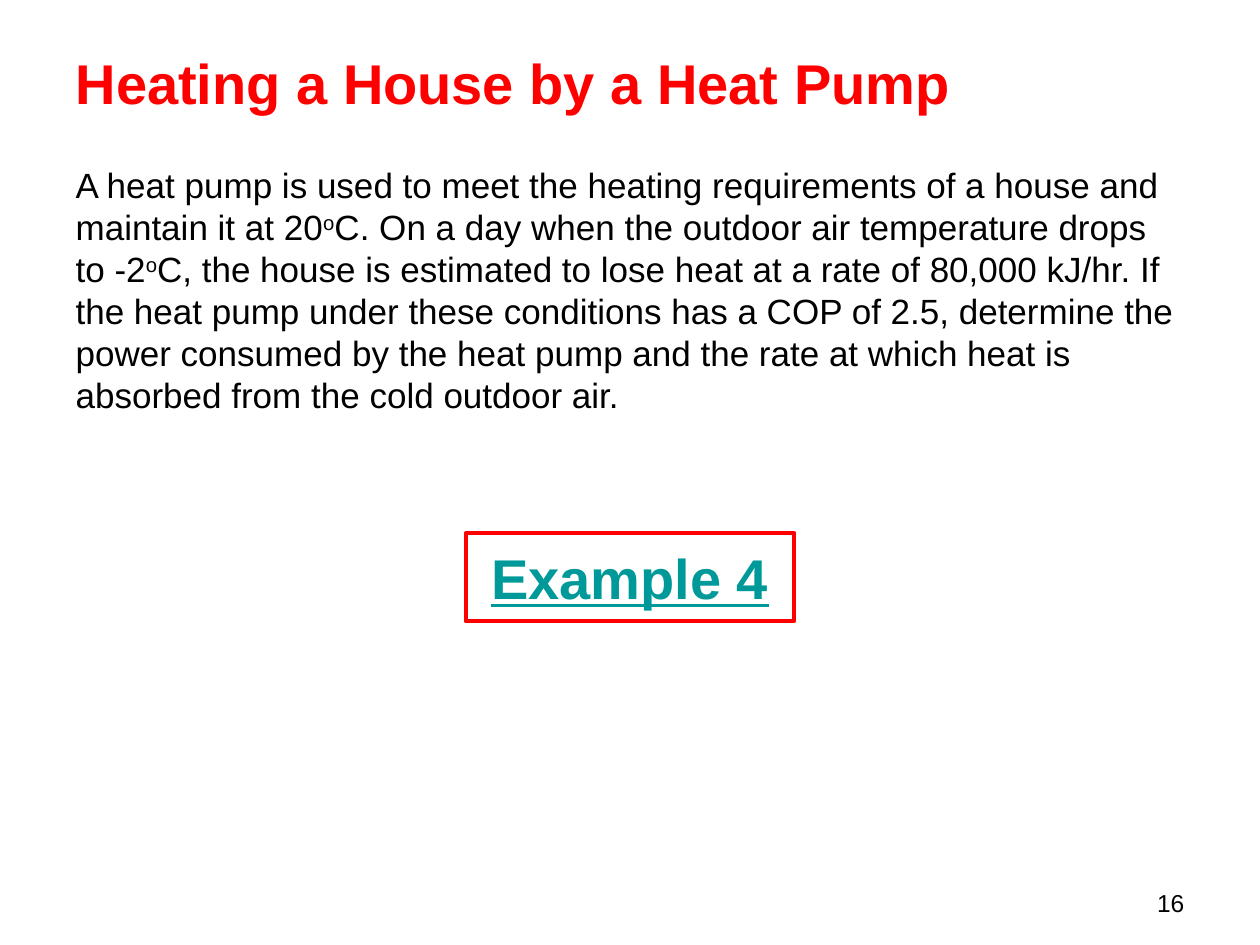
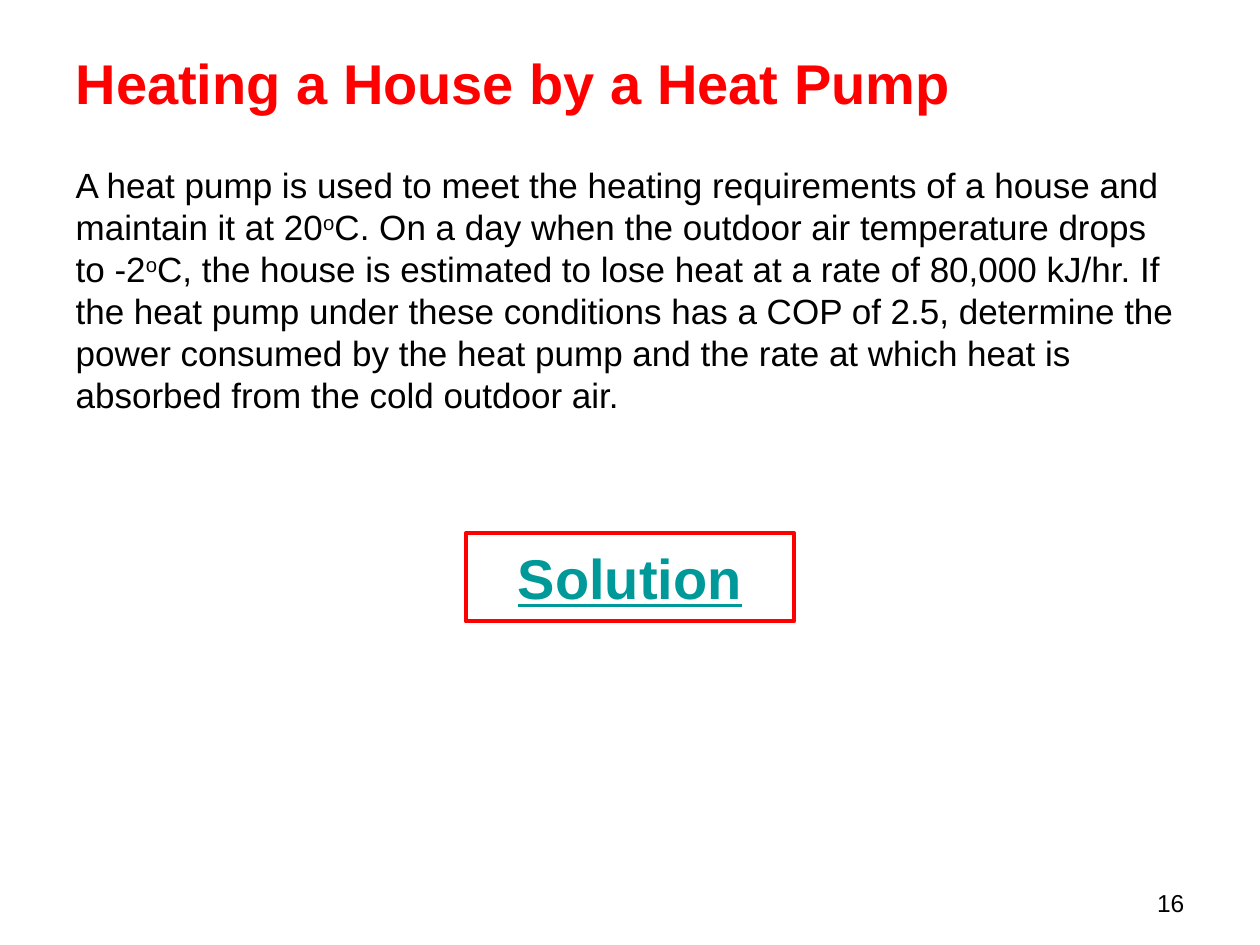
Before and after one commit to longapalooza/ENGR222, a slide deck: slide 16 of 11.Heat Engines.pptx. Drawn at 1260x945 pixels with LibreOffice and Linux fonts; fonts in the diff are those of the drawing. Boxes give left, top, right and bottom in pixels: in the first picture for what was removed or moved away, otherwise in the second. Text is boxed around its words. In the diff, an @@ line names an element or a change of style, - is before the commit and + after.

```diff
--- a/11.Heat Engines.pptx
+++ b/11.Heat Engines.pptx
@@ text in rectangle at (518, 558, 742, 607): text changed @@
-Example 4
+Solution
```
Also in this commit, not shown: 3 other slides changed.
